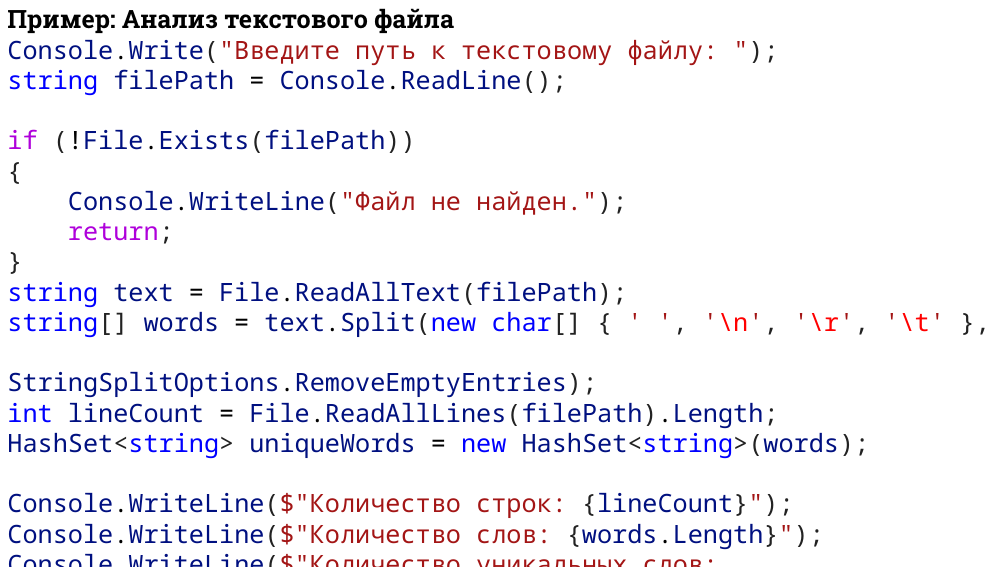
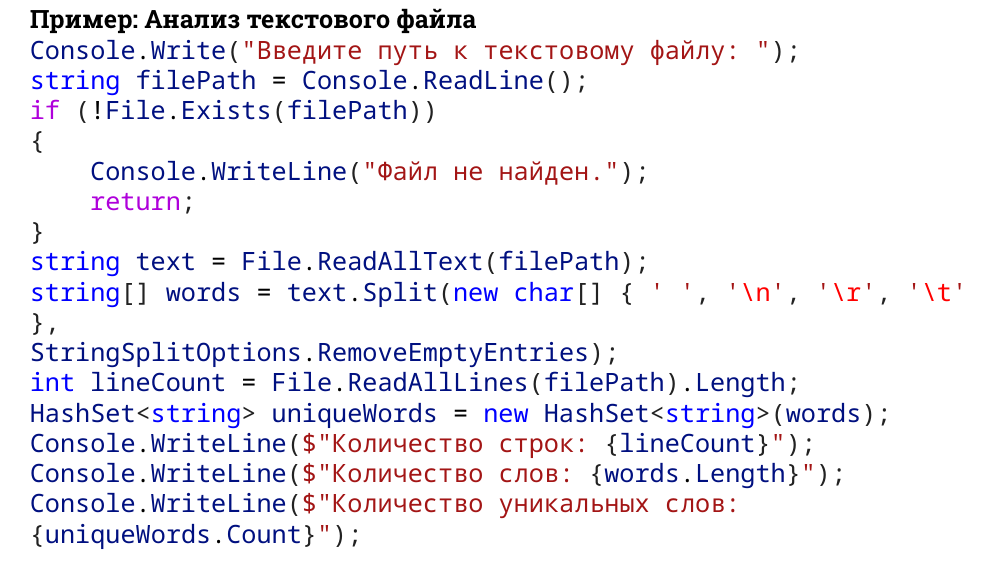
Before and after one commit to DaniilKlyukin/ITiP-1, a slide deck: slide 39 of Лекции/ИТиП лек 4.pptx. Drawn at 1008x567 pixels with LibreOffice and Linux fonts; fonts in the diff are those of the drawing. Boxes give left, top, right and bottom in pixels: in the first picture for what was removed or moved away, otherwise in the second. Text is boxed around its words. In the diff, an @@ line names an element or a change of style, - is before the commit and + after.

```diff
--- a/Лекции/ИТиП лек 4.pptx
+++ b/Лекции/ИТиП лек 4.pptx
@@ text at box(30, 69, 589, 123): text changed @@
-string filePath = Console.ReadLine();
-if (!File.Exists(filePath))
+string filePath = Console.ReadLine();
+if (!File.Exists(filePath))
@@ text at box(30, 403, 892, 458): text changed @@
-HashSet<string> uniqueWords = new HashSet<string>(words);
-Console.WriteLine($"Количество строк: {lineCount}");
+HashSet<string> uniqueWords = new HashSet<string>(words);
+Console.WriteLine($"Количество строк: {lineCount}");
```
Also in this commit, not shown: 3 other slides changed, 12 other files.
